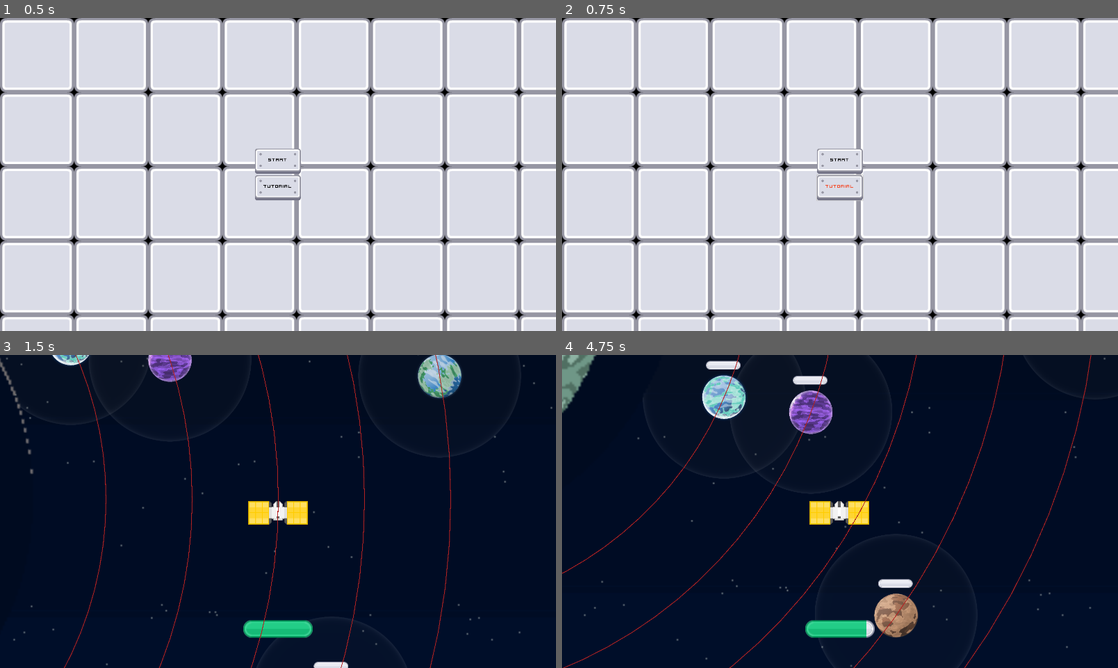
Above: before the commit, frames 1-4 (two rows, left to right).
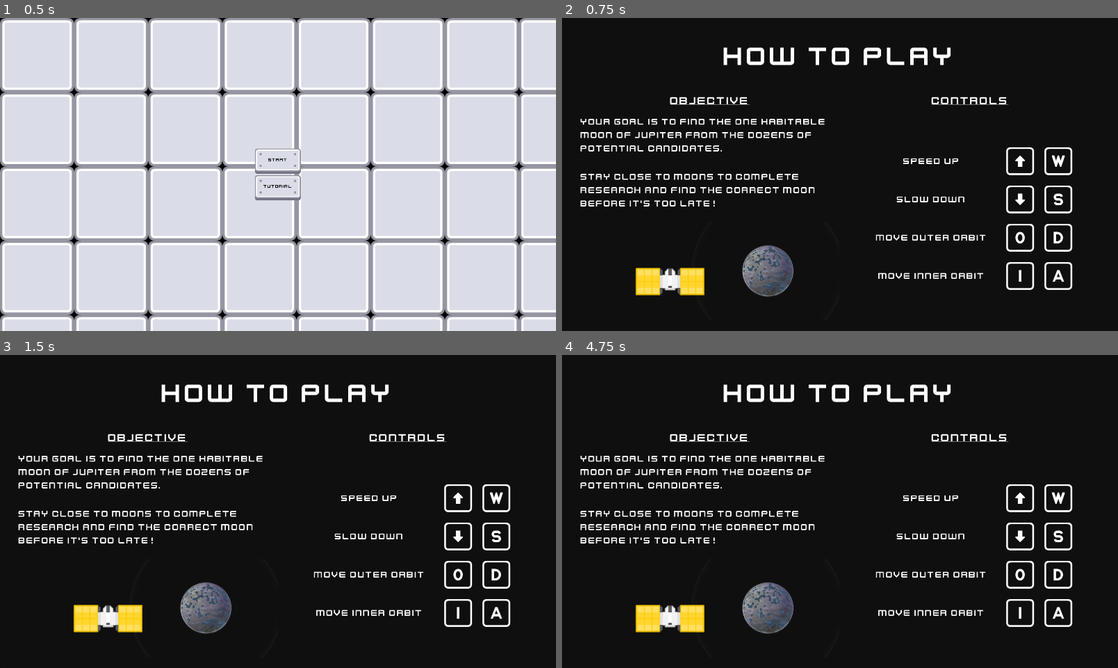
Above: after the commit, the same moments.

Repository: ThreeChooseOne/loopiter
Game: Godot game, scene res://root_scene.tscn
The game is run twice, just before and just after one commit, with the same random seed, the same clock (stepped at 60 frames per second) and the same inputs.
Inputs (mouse positions are in pixels of both pictures, inside the frame that each line leads up to):
- Up to frame 1 (0.5 s): no input
- Up to frame 2 (0.75 s): click "Tutorial" at 0.5 s
- Up to frame 3 (1.5 s): click (278, 498) at 1.25 s, where only the run before the commit has a clickable "Start"
- Up to frame 4 (4.75 s): tap Enter at 2 s; hold Up 2.03-2.78 s; tap I at 2.1, 4.35 s; hold Down 2.78-3.53 s; tap O at 2.85 s; hold Up from 3.53 s (still down); tap V at 3.6 s

Frame 1 is identical in both runs. In frame 2, 99% of the frame differs, in the area x 0-100%, y 0-100%; in frame 3, 28%; in frame 4, 36%.

Commit message:
Add tutorial for noobs

Diff:
--- a/assets/theme/theme1.tres
+++ b/assets/theme/theme1.tres
@@ -5,6 +5,7 @@
 [ext_resource type="StyleBox" uid="uid://b6kfe37guj2wr" path="res://assets/theme/button_pressed_stylebox.tres" id="2_vpyvb"]
 
 [resource]
+default_font = ExtResource("1_vpyvb")
 Button/colors/font_color = Color(0, 0, 0, 1)
 Button/colors/font_focus_color = Color(0.0197068, 0.00112439, 0.000237962, 1)
 Button/colors/font_hover_color = Color(0.960784, 0.286275, 0.152941, 1)
--- a/root_scene.gd
+++ b/root_scene.gd
@@ -2,14 +2,18 @@
 
 const MAIN_SCENE_PATH: String = "res://main.tscn"
 const START_SCENE_PATH: String = "res://start_screen/start_screen.tscn"
+const TUTORIAL_SCENE_PATH: String = "res://tutorial/tutorial.tscn"
 
 var current_scene_handle: Node = null
 
 func _ready() -> void:
-	current_scene_handle = $StartScreen
+	goto_start_scene()
 
 func _on_start_screen_start_button_pressed() -> void:
 	goto_game_scene()
+
+func _on_tutorial_button_pressed() -> void:
+	goto_tutorial_scene()
 
 func _on_game_over() -> void:
 	goto_start_scene()
@@ -21,13 +25,18 @@
 func goto_start_scene() -> void:
 	swap_scene_to(START_SCENE_PATH)
 	current_scene_handle.connect("start_button_pressed", _on_start_screen_start_button_pressed)
-	# TODO: Connect the signal for going to the tutorial
+	current_scene_handle.connect("tutorial_button_pressed", _on_tutorial_button_pressed)
+
+func goto_tutorial_scene() -> void:
+	swap_scene_to(TUTORIAL_SCENE_PATH)
+	current_scene_handle.connect("tutorial_closed", goto_start_scene)
 
 func swap_scene_to(scene_path: String) -> void:
 	var scene_packed = load(scene_path)
 	if scene_packed:
-		remove_child(current_scene_handle)
-		current_scene_handle.queue_free()
+		if current_scene_handle:
+			remove_child(current_scene_handle)
+			current_scene_handle.queue_free()
 		var scene_inst = scene_packed.instantiate()
 		add_child(scene_inst)
 		current_scene_handle = scene_inst
--- a/root_scene.tscn
+++ b/root_scene.tscn
@@ -1,11 +1,6 @@
-[gd_scene load_steps=3 format=3 uid="uid://dpn5blbx4huff"]
+[gd_scene load_steps=2 format=3 uid="uid://dpn5blbx4huff"]
 
 [ext_resource type="Script" uid="uid://dy1x347yihpg0" path="res://root_scene.gd" id="1_itajj"]
-[ext_resource type="PackedScene" uid="uid://debfvlgbpxnjv" path="res://start_screen/start_screen.tscn" id="2_c77vg"]
 
 [node name="RootScene" type="Node2D"]
 script = ExtResource("1_itajj")
-
-[node name="StartScreen" parent="." instance=ExtResource("2_c77vg")]
-
-[connection signal="start_button_pressed" from="StartScreen" to="." method="_on_start_screen_start_button_pressed"]
--- a/start_screen/start_screen.tscn
+++ b/start_screen/start_screen.tscn
@@ -40,3 +40,4 @@
 text = "Tutorial"
 
 [connection signal="pressed" from="CenterButtons/VBoxContainer/StartGame" to="." method="_on_start_game_pressed"]
+[connection signal="pressed" from="CenterButtons/VBoxContainer/Tutorial" to="." method="_on_tutorial_pressed"]
--- a/start_screen/start_screen_control.gd
+++ b/start_screen/start_screen_control.gd
@@ -1,9 +1,13 @@
 extends Control
 
 signal start_button_pressed
+signal tutorial_button_pressed
 
 func _ready() -> void:
 	$CenterButtons.size = get_viewport_rect().size
 
 func _on_start_game_pressed() -> void:
 	start_button_pressed.emit()
+
+func _on_tutorial_pressed() -> void:
+	tutorial_button_pressed.emit()
--- /dev/null
+++ b/tutorial/tutorial.gd
@@ -0,0 +1,6 @@
+extends Node2D
+
+signal tutorial_closed
+
+func _on_close_button_pressed() -> void:
+	tutorial_closed.emit()
--- /dev/null
+++ b/tutorial/tutorial.tscn
@@ -0,0 +1,251 @@
+[gd_scene load_steps=15 format=3 uid="uid://deronc2lnf2ul"]
+
+[ext_resource type="Script" uid="uid://cjt30vrp8t2iu" path="res://tutorial/tutorial.gd" id="1_burua"]
+[ext_resource type="Theme" uid="uid://ckwnik6wg05q3" path="res://assets/theme/theme1.tres" id="1_kcami"]
+[ext_resource type="Texture2D" uid="uid://c42evmt7l833q" path="res://assets/ui/keys/keyboard_arrow_up_outline.png" id="3_qk73h"]
+[ext_resource type="Texture2D" uid="uid://r3qtpiwsrdmm" path="res://assets/spaceBuilding_023.png" id="3_rcm07"]
+[ext_resource type="Texture2D" uid="uid://dr33qhh7u25w8" path="res://assets/ui/keys/keyboard_arrow_down_outline.png" id="3_vy6qu"]
+[ext_resource type="Texture2D" uid="uid://dduggjapjt37y" path="res://assets/ui/keys/keyboard_w_outline.png" id="4_ridmi"]
+[ext_resource type="Texture2D" uid="uid://cgthfs4drkgh0" path="res://assets/planets/planet04.png" id="4_t57g5"]
+[ext_resource type="Texture2D" uid="uid://dgk12erf83fbs" path="res://assets/light5.png" id="5_3e0vf"]
+[ext_resource type="Texture2D" uid="uid://b0lqekr4v86g0" path="res://assets/ui/keys/keyboard_o_outline.png" id="5_tifc7"]
+[ext_resource type="Texture2D" uid="uid://due1f1tgx5e7k" path="res://assets/ui/keys/keyboard_d_outline.png" id="6_3npmm"]
+[ext_resource type="Texture2D" uid="uid://d06n1afja6abf" path="res://assets/ui/keys/keyboard_s_outline.png" id="6_7d2fe"]
+[ext_resource type="Texture2D" uid="uid://5s2lov1wcgjq" path="res://assets/ui/keys/keyboard_i_outline.png" id="7_7d2fe"]
+[ext_resource type="Texture2D" uid="uid://c8l34eg1yno1j" path="res://assets/ui/keys/keyboard_a_outline.png" id="8_rcm07"]
+
+[sub_resource type="CanvasItemMaterial" id="CanvasItemMaterial_3e0vf"]
+
+[node name="Tutorial" type="Node2D"]
+script = ExtResource("1_burua")
+
+[node name="Node2D" type="PanelContainer" parent="."]
+offset_right = 1920.0
+offset_bottom = 1080.0
+
+[node name="MarginContainer" type="MarginContainer" parent="Node2D"]
+layout_mode = 2
+theme_override_constants/margin_left = 64
+theme_override_constants/margin_top = 32
+theme_override_constants/margin_right = 64
+theme_override_constants/margin_bottom = 32
+
+[node name="VBoxContainer" type="VBoxContainer" parent="Node2D/MarginContainer"]
+layout_mode = 2
+
+[node name="Title" type="RichTextLabel" parent="Node2D/MarginContainer/VBoxContainer"]
+custom_minimum_size = Vector2(0, 200)
+layout_mode = 2
+theme = ExtResource("1_kcami")
+theme_override_font_sizes/bold_font_size = 96
+bbcode_enabled = true
+text = "[b]How to play[/b]"
+fit_content = true
+horizontal_alignment = 1
+vertical_alignment = 1
+
+[node name="Content" type="HBoxContainer" parent="Node2D/MarginContainer/VBoxContainer"]
+layout_mode = 2
+size_flags_vertical = 3
+
+[node name="Objectives" type="VBoxContainer" parent="Node2D/MarginContainer/VBoxContainer/Content"]
+layout_mode = 2
+size_flags_horizontal = 3
+
+[node name="ObjTitle" type="RichTextLabel" parent="Node2D/MarginContainer/VBoxContainer/Content/Objectives"]
+custom_minimum_size = Vector2(0, 100)
+layout_mode = 2
+theme_override_font_sizes/normal_font_size = 40
+bbcode_enabled = true
+text = "[u]Objective[/u]"
+fit_content = true
+horizontal_alignment = 1
+vertical_alignment = 1
+
+[node name="VBoxContainer" type="VBoxContainer" parent="Node2D/MarginContainer/VBoxContainer/Content/Objectives"]
+layout_mode = 2
+size_flags_vertical = 3
+alignment = 1
+
+[node name="Description" type="RichTextLabel" parent="Node2D/MarginContainer/VBoxContainer/Content/Objectives/VBoxContainer"]
+layout_mode = 2
+theme_override_constants/line_separation = 10
+theme_override_font_sizes/normal_font_size = 32
+text = "Your goal is to find the one habitable moon of Jupiter from the dozens of potential candidates. "
+fit_content = true
+
+[node name="MarginContainer" type="MarginContainer" parent="Node2D/MarginContainer/VBoxContainer/Content/Objectives/VBoxContainer"]
+layout_mode = 2
+theme_override_constants/margin_top = 48
+
+[node name="Description2" type="RichTextLabel" parent="Node2D/MarginContainer/VBoxContainer/Content/Objectives/VBoxContainer/MarginContainer"]
+layout_mode = 2
+theme_override_constants/line_separation = 10
+theme_override_font_sizes/normal_font_size = 32
+text = "Stay close to moons to complete research and find the correct moon before it's too late!"
+fit_content = true
+
+[node name="CenterContainer" type="MarginContainer" parent="Node2D/MarginContainer/VBoxContainer/Content/Objectives/VBoxContainer"]
+layout_mode = 2
+size_flags_vertical = 3
+theme_override_constants/margin_top = 32
+
+[node name="SubViewportContainer" type="SubViewportContainer" parent="Node2D/MarginContainer/VBoxContainer/Content/Objectives/VBoxContainer/CenterContainer"]
+layout_mode = 2
+
+[node name="SubViewport" type="SubViewport" parent="Node2D/MarginContainer/VBoxContainer/Content/Objectives/VBoxContainer/CenterContainer/SubViewportContainer"]
+transparent_bg = true
+handle_input_locally = false
+size = Vector2i(894, 340)
+render_target_update_mode = 4
+
+[node name="Sat" type="Sprite2D" parent="Node2D/MarginContainer/VBoxContainer/Content/Objectives/VBoxContainer/CenterContainer/SubViewportContainer/SubViewport"]
+position = Vector2(309.25, 205.5)
+scale = Vector2(0.719697, 0.719697)
+texture = ExtResource("3_rcm07")
+
+[node name="Moon" type="Sprite2D" parent="Node2D/MarginContainer/VBoxContainer/Content/Objectives/VBoxContainer/CenterContainer/SubViewportContainer/SubViewport"]
+position = Vector2(647, 169)
+scale = Vector2(0.171875, 0.171875)
+texture = ExtResource("4_t57g5")
+
+[node name="Glow" type="Sprite2D" parent="Node2D/MarginContainer/VBoxContainer/Content/Objectives/VBoxContainer/CenterContainer/SubViewportContainer/SubViewport/Moon"]
+modulate = Color(1, 1, 1, 0.215686)
+z_index = -10
+material = SubResource("CanvasItemMaterial_3e0vf")
+scale = Vector2(3, 3)
+texture = ExtResource("5_3e0vf")
+
+[node name="Controls" type="VBoxContainer" parent="Node2D/MarginContainer/VBoxContainer/Content"]
+layout_mode = 2
+size_flags_horizontal = 3
+
+[node name="RichTextLabel" type="RichTextLabel" parent="Node2D/MarginContainer/VBoxContainer/Content/Controls"]
+custom_minimum_size = Vector2(0, 100)
+layout_mode = 2
+theme_override_font_sizes/normal_font_size = 40
+bbcode_enabled = true
+text = "[u]Controls[/u]
+"
+fit_content = true
+horizontal_alignment = 1
+vertical_alignment = 1
+
+[node name="VBoxContainer" type="VBoxContainer" parent="Node2D/MarginContainer/VBoxContainer/Content/Controls"]
+layout_mode = 2
+size_flags_vertical = 3
+alignment = 1
+
+[node name="SpeedUpRow" type="HBoxContainer" parent="Node2D/MarginContainer/VBoxContainer/Content/Controls/VBoxContainer"]
+layout_mode = 2
+alignment = 1
+
+[node name="RichTextLabel" type="RichTextLabel" parent="Node2D/MarginContainer/VBoxContainer/Content/Controls/VBoxContainer/SpeedUpRow"]
+custom_minimum_size = Vector2(475, 0)
+layout_mode = 2
+theme_override_font_sizes/normal_font_size = 32
+text = "Speed Up"
+fit_content = true
+autowrap_mode = 0
+horizontal_alignment = 1
+vertical_alignment = 1
+
+[node name="Up" type="TextureRect" parent="Node2D/MarginContainer/VBoxContainer/Content/Controls/VBoxContainer/SpeedUpRow"]
+layout_mode = 2
+size_flags_vertical = 3
+texture = ExtResource("3_qk73h")
+
+[node name="W" type="TextureRect" parent="Node2D/MarginContainer/VBoxContainer/Content/Controls/VBoxContainer/SpeedUpRow"]
+layout_mode = 2
+size_flags_vertical = 3
+texture = ExtResource("4_ridmi")
+
+[node name="SlowDownRow" type="HBoxContainer" parent="Node2D/MarginContainer/VBoxContainer/Content/Controls/VBoxContainer"]
+layout_mode = 2
+alignment = 1
+
+[node name="RichTextLabel" type="RichTextLabel" parent="Node2D/MarginContainer/VBoxContainer/Content/Controls/VBoxContainer/SlowDownRow"]
+custom_minimum_size = Vector2(475, 0)
+layout_mode = 2
+theme_override_font_sizes/normal_font_size = 32
+text = "Slow Down"
+fit_content = true
+autowrap_mode = 0
+horizontal_alignment = 1
+vertical_alignment = 1
+
+[node name="Down" type="TextureRect" parent="Node2D/MarginContainer/VBoxContainer/Content/Controls/VBoxContainer/SlowDownRow"]
+layout_mode = 2
+size_flags_vertical = 3
+texture = ExtResource("3_vy6qu")
+
+[node name="S" type="TextureRect" parent="Node2D/MarginContainer/VBoxContainer/Content/Controls/VBoxContainer/SlowDownRow"]
+layout_mode = 2
+size_flags_vertical = 3
+texture = ExtResource("6_7d2fe")
+
+[node name="OutRow" type="HBoxContainer" parent="Node2D/MarginContainer/VBoxContainer/Content/Controls/VBoxContainer"]
+layout_mode = 2
+alignment = 1
+
+[node name="RichTextLabel" type="RichTextLabel" parent="Node2D/MarginContainer/VBoxContainer/Content/Controls/VBoxContainer/OutRow"]
+custom_minimum_size = Vector2(475, 0)
+layout_mode = 2
+theme_override_font_sizes/normal_font_size = 32
+text = "Move Outer Orbit"
+fit_content = true
+autowrap_mode = 0
+horizontal_alignment = 1
+vertical_alignment = 1
+
+[node name="O" type="TextureRect" parent="Node2D/MarginContainer/VBoxContainer/Content/Controls/VBoxContainer/OutRow"]
+layout_mode = 2
+size_flags_vertical = 3
+texture = ExtResource("5_tifc7")
+
+[node name="D" type="TextureRect" parent="Node2D/MarginContainer/VBoxContainer/Content/Controls/VBoxContainer/OutRow"]
+layout_mode = 2
+size_flags_vertical = 3
+texture = ExtResource("6_3npmm")
+
+[node name="InRow" type="HBoxContainer" parent="Node2D/MarginContainer/VBoxContainer/Content/Controls/VBoxContainer"]
+layout_mode = 2
+alignment = 1
+
+[node name="RichTextLabel" type="RichTextLabel" parent="Node2D/MarginContainer/VBoxContainer/Content/Controls/VBoxContainer/InRow"]
+custom_minimum_size = Vector2(475, 0)
+layout_mode = 2
+theme_override_font_sizes/normal_font_size = 32
+text = "Move Inner Orbit"
+fit_content = true
+autowrap_mode = 0
+horizontal_alignment = 1
+vertical_alignment = 1
+
+[node name="I" type="TextureRect" parent="Node2D/MarginContainer/VBoxContainer/Content/Controls/VBoxContainer/InRow"]
+layout_mode = 2
+size_flags_vertical = 3
+texture = ExtResource("7_7d2fe")
+
+[node name="A" type="TextureRect" parent="Node2D/MarginContainer/VBoxContainer/Content/Controls/VBoxContainer/InRow"]
+layout_mode = 2
+size_flags_vertical = 3
+texture = ExtResource("8_rcm07")
+
+[node name="Control" type="Control" parent="Node2D/MarginContainer/VBoxContainer"]
+layout_mode = 2
+
+[node name="CloseContainer" type="MarginContainer" parent="Node2D"]
+visible = false
+layout_mode = 2
+theme_override_constants/margin_top = 64
+theme_override_constants/margin_right = 64
+
+[node name="CloseButton" type="Button" parent="Node2D/CloseContainer"]
+layout_mode = 2
+size_flags_horizontal = 8
+size_flags_vertical = 0
+theme_override_font_sizes/font_size = 32
+text = "Close"
+
+[connection signal="pressed" from="Node2D/CloseContainer/CloseButton" to="." method="_on_close_button_pressed"]
Binary file added: assets/ui/keys/keyboard_a_outline.png
Not shown, added: assets/ui/keys/keyboard_a_outline.png.import
Binary file added: assets/ui/keys/keyboard_arrow_down_outline.png
Not shown, added: assets/ui/keys/keyboard_arrow_down_outline.png.import
Binary file added: assets/ui/keys/keyboard_arrow_up_outline.png
Not shown, added: assets/ui/keys/keyboard_arrow_up_outline.png.import
Binary file added: assets/ui/keys/keyboard_d_outline.png
Not shown, added: assets/ui/keys/keyboard_d_outline.png.import
Binary file added: assets/ui/keys/keyboard_i_outline.png
Not shown, added: assets/ui/keys/keyboard_i_outline.png.import
Binary file added: assets/ui/keys/keyboard_o_outline.png
Not shown, added: assets/ui/keys/keyboard_o_outline.png.import
(and 6 more such lines)
